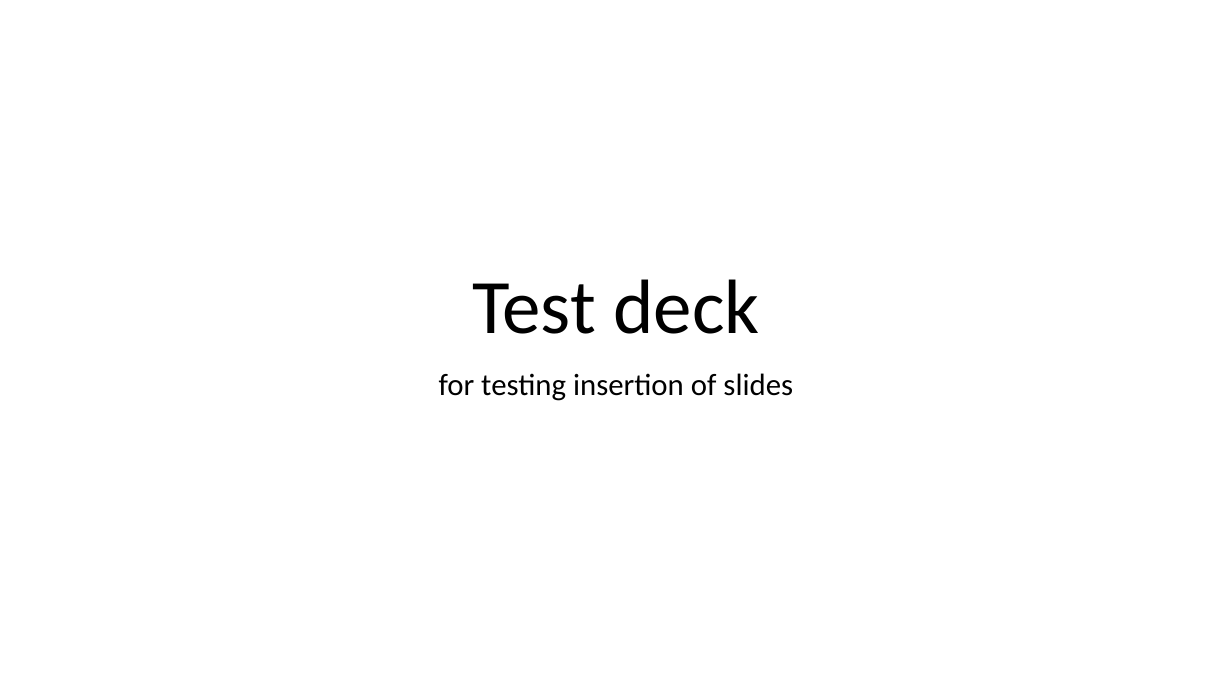
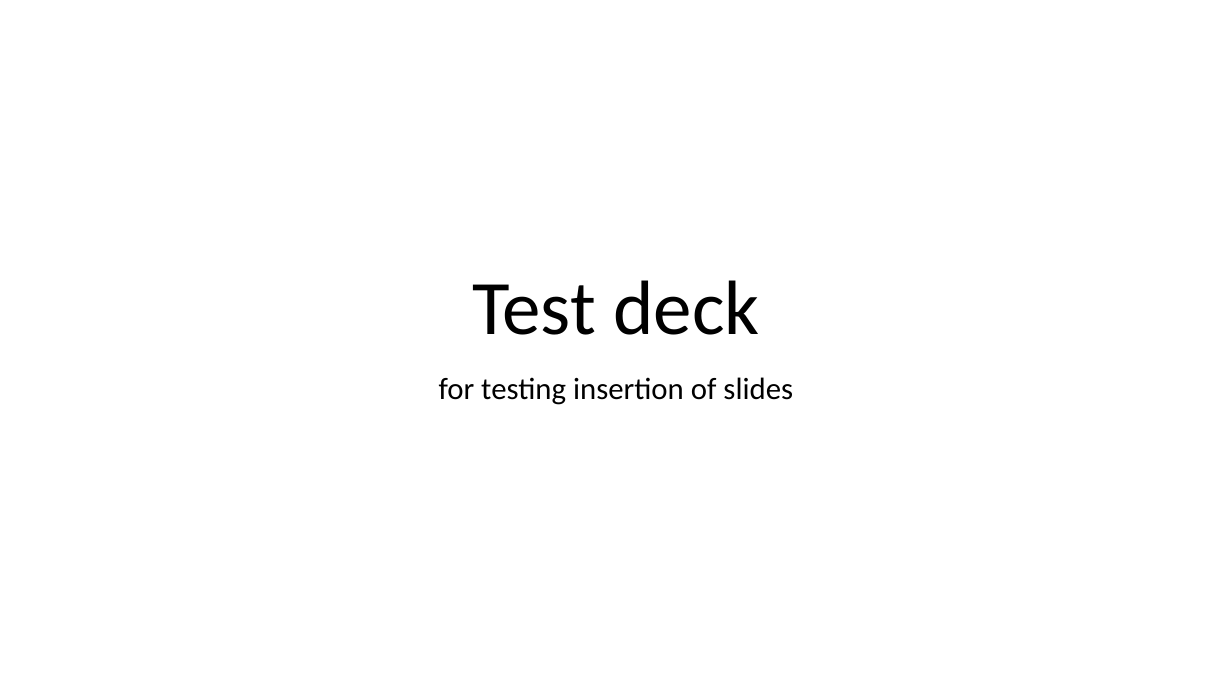
Before and after one commit to neopragma/docgen, a slide deck: slide 1 of spec/data/insertion_target.pptx. Drawn at 1232x693 pixels with LibreOffice and Linux fonts; fonts in the diff are those of the drawing. Boxes give left, top, right and bottom in pixels: in the first picture for what was removed or moved away, otherwise in the second. Text is boxed around its words. In the diff, an @@ line names an element or a change of style, - is before the commit and + after.

```diff
--- a/spec/data/insertion_target.pptx
+++ b/spec/data/insertion_target.pptx
@@ text "for testing insertion of slides" at [439,377,793,405]: line spacing 0.9 to 1; less space between paragraphs @@
```
Also in this commit, not shown: 5 other slides changed, 3 other files.
